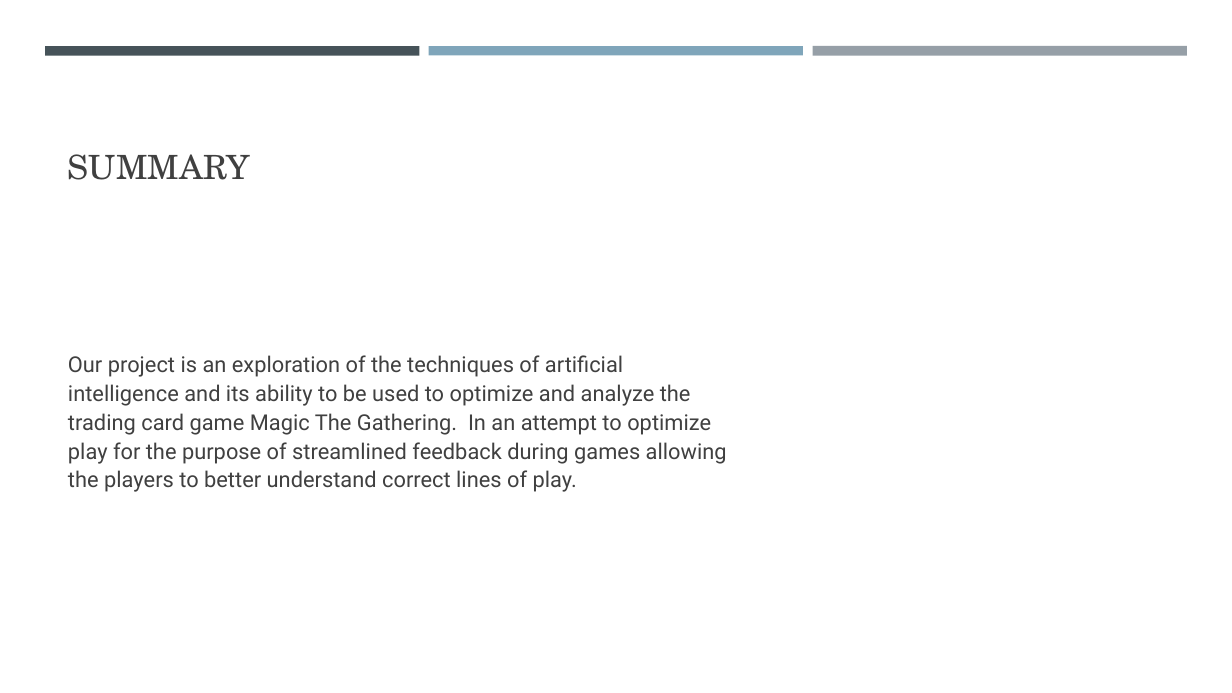
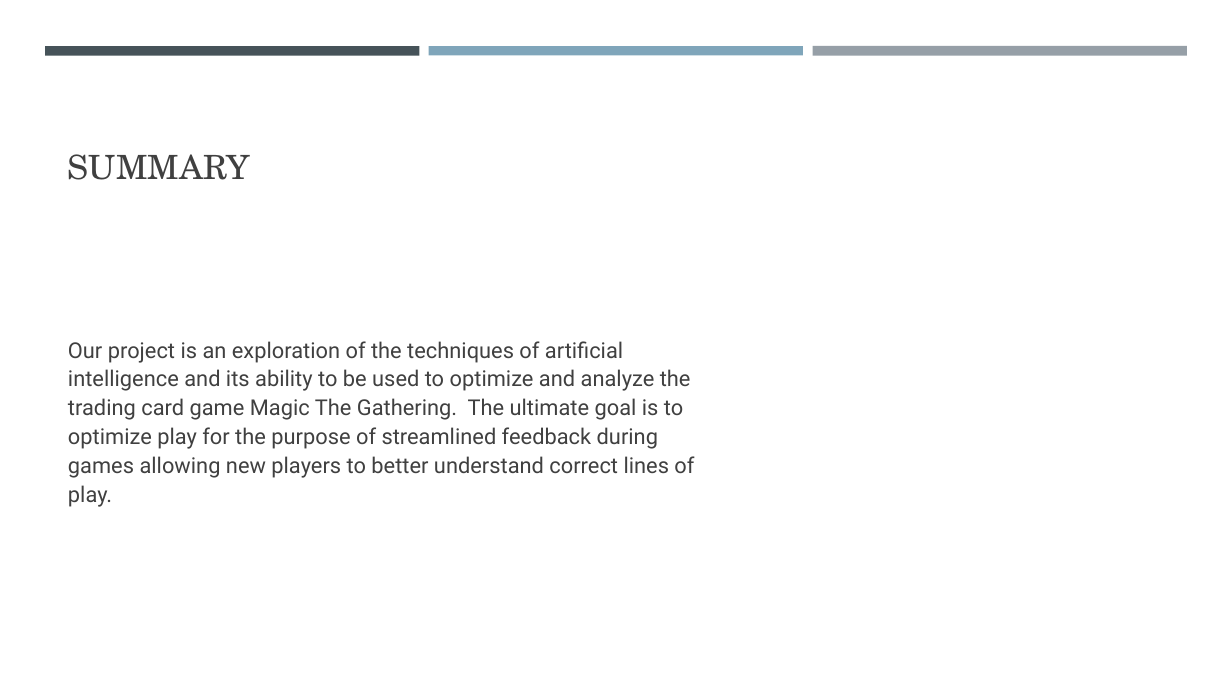
Before and after one commit to NicholasTillo/Gitaxian-Probe, a slide deck: slide 2 of problem_formulation.pptx. Drawn at 1232x693 pixels with LibreOffice and Linux fonts; fonts in the diff are those of the drawing. Boxes give left, top, right and bottom in pixels: in the first picture for what was removed or moved away, otherwise in the second. Text is boxed around its words. In the diff, an @@ line names an element or a change of style, - is before the commit and + after.

```diff
--- a/problem_formulation.pptx
+++ b/problem_formulation.pptx
@@ text at (68,341,694,507): text changed @@
-Our project is an exploration of the techniques of artificial intelligence and its ability to be used to optimize and analyze the trading card game Magic The Gathering. In an attempt to optimize play for the purpose of streamlined feedback during games allowing the players to better understand correct lines of play.
+Our project is an exploration of the techniques of artificial intelligence and its ability to be used to optimize and analyze the trading card game Magic The Gathering. The ultimate goal is to optimize play for the purpose of streamlined feedback during games allowing new players to better understand correct lines of play.
```
Also in this commit, not shown: 1 other slide changed.
